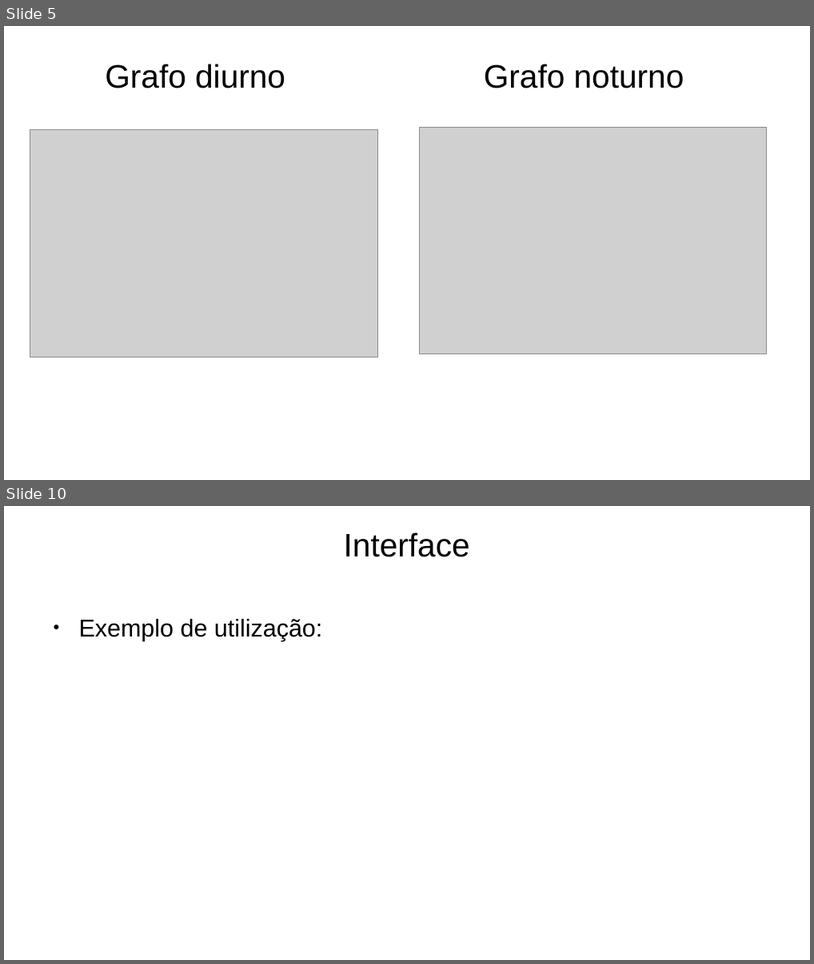
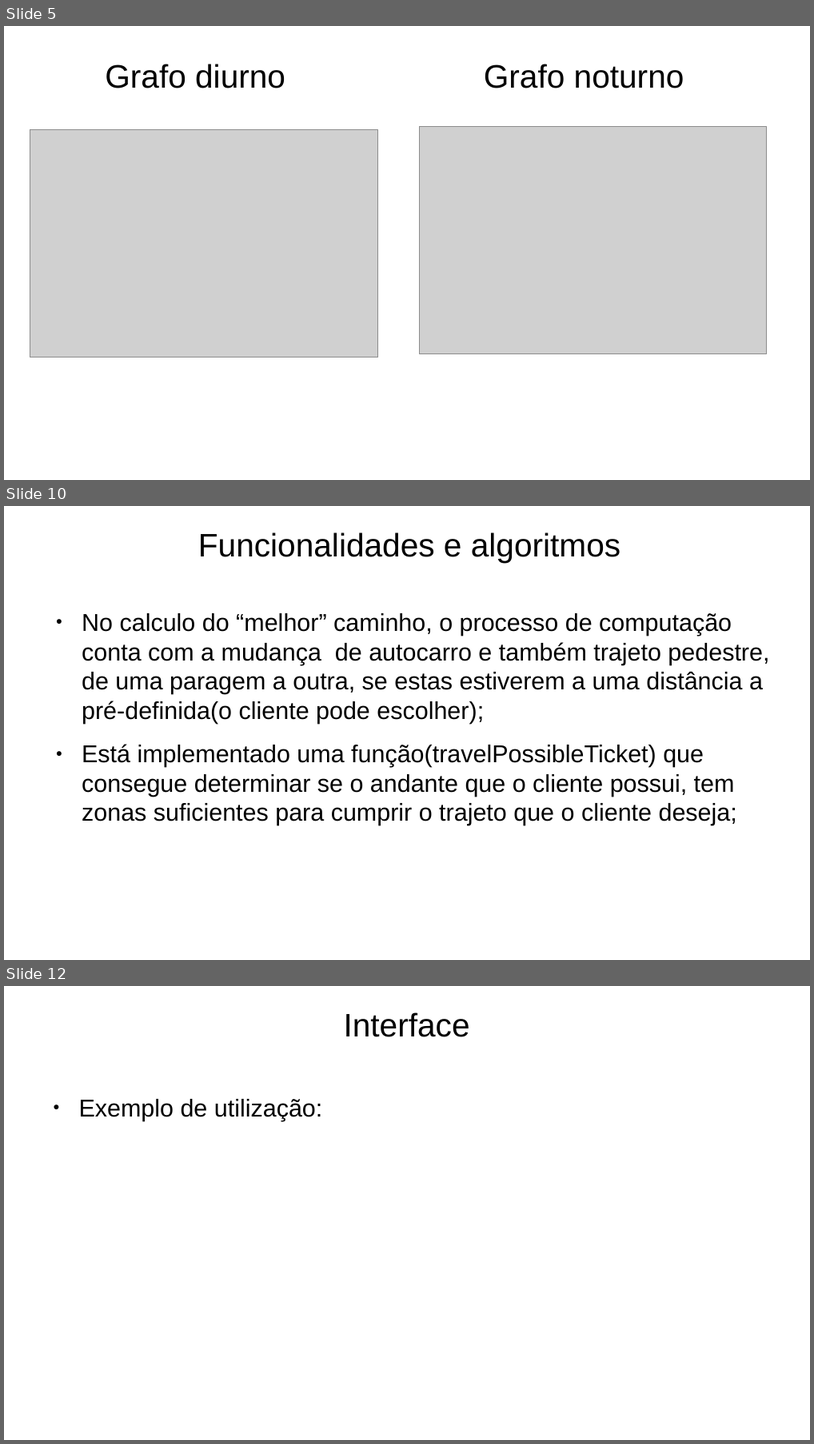
Before and after one commit to Naapperas/feup-aed-proj2, a slide deck: Apresentação.pptx. Shown one above the other, each under a label of ours: slides 5 and 10 before the commit, slides 5, 10 and 12 after it; the slides between them are not shown. The pictures are 814x964 and 814x1444 pixels, drawn with LibreOffice and Linux fonts; fonts in the diff are those of the drawing; grey boxes stand for pictures. Boxes give left, top, right and bottom in pixels: in the first picture for what was removed or moved away, otherwise in the second. Text is boxed around its words. In the diff, an @@ line names an element or a change of style, - is before the commit and + after.

```diff
--- a/Apresentação.pptx
+++ b/Apresentação.pptx
@@ slide 10 added at (x1=4, y1=506, x2=810, y2=960), background #FFFFFF @@
@@ text added at (x1=198, y1=532, x2=621, y2=563), 32 pt, text #000000 @@
+Funcionalidades e algoritmos
@@ text added at (x1=82, y1=613, x2=770, y2=825), 24 pt, text #000000 @@
+● No calculo do “melhor” caminho, o processo de computação conta com a mudança de autocarro e também trajeto pedestre, de uma paragem a outra, se estas estiverem a uma distância a pré-definida(o cliente pode escolher);
+● Está implementado uma função(travelPossibleTicket) que consegue determinar se o andante que o cliente possui, tem zonas suficientes para cumprir o trajeto que o cliente deseja;
@@ what was slide 10 is now slide 12 @@
```
Also in this commit, not shown: 5 slides changed, 2 other slides added, 1 slide removed.
